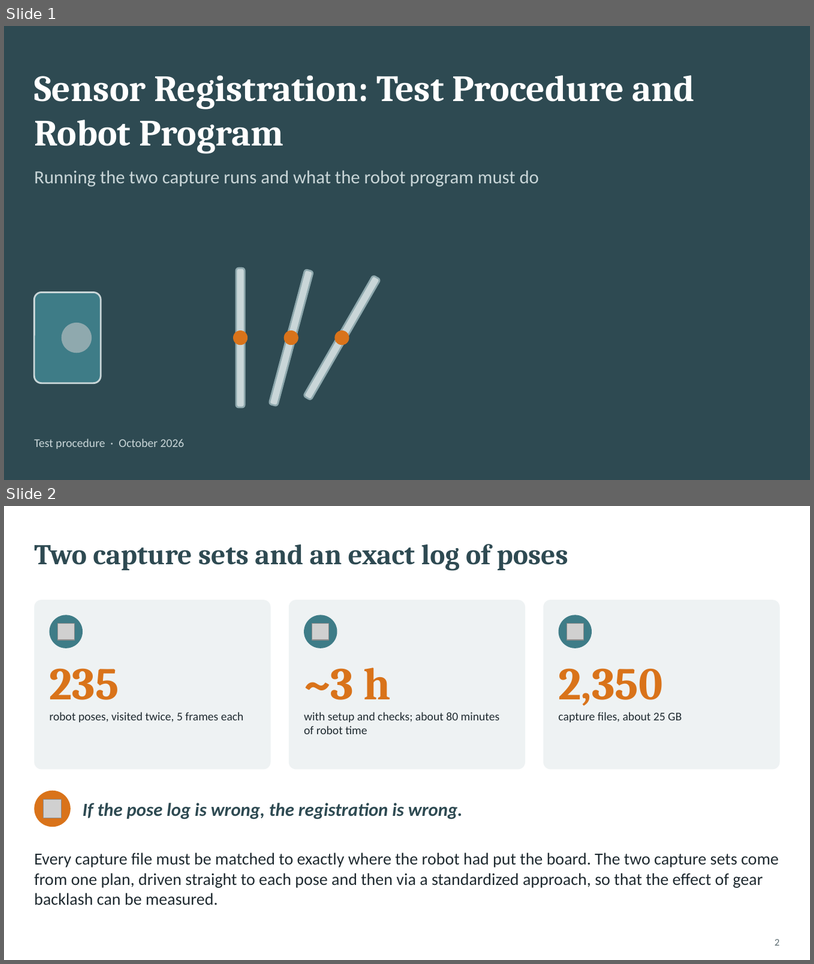
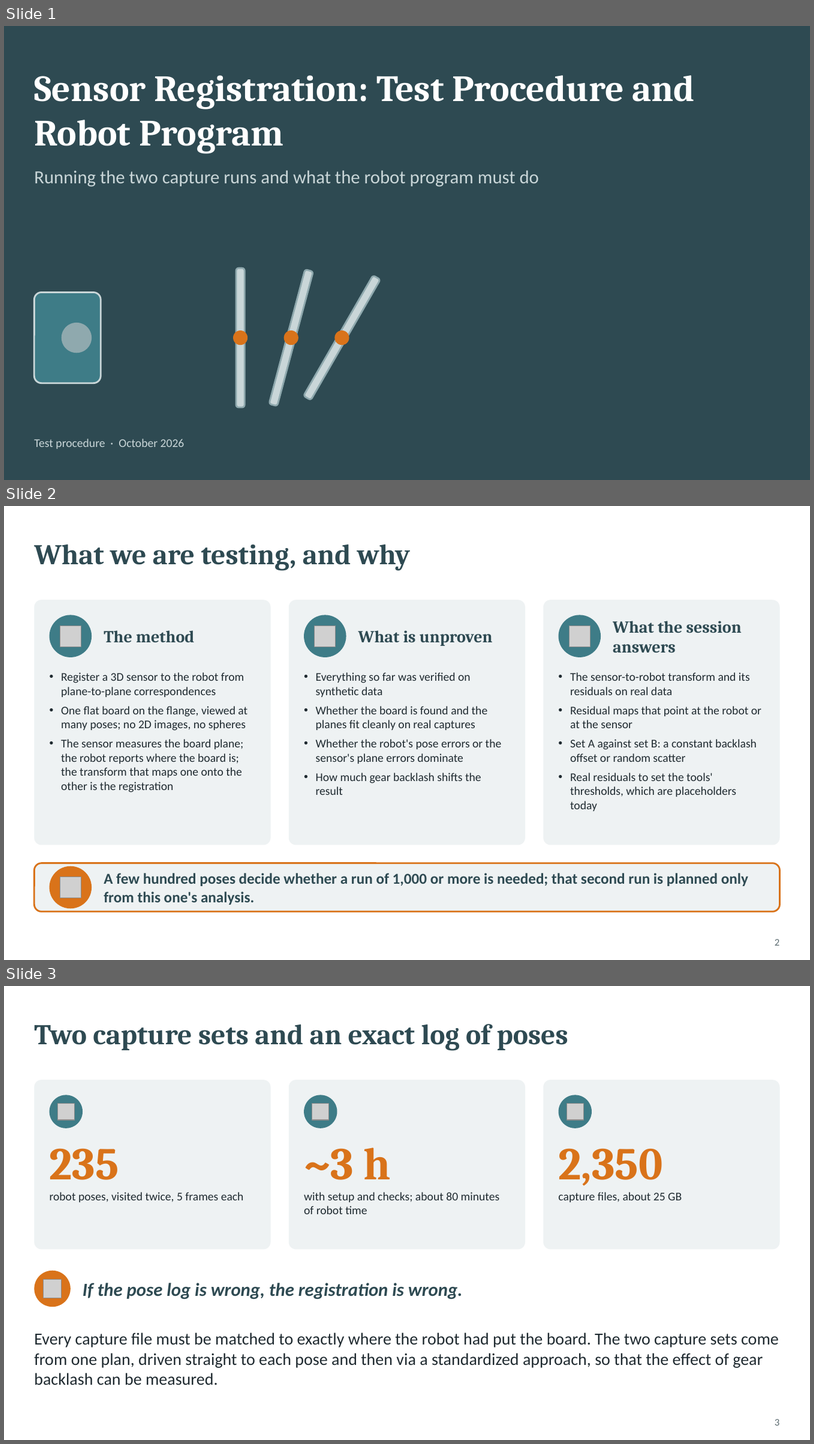
Before and after one commit to glibertyreach/plane_plane_registration, a slide deck: docs/presentations/registration_test_procedure.pptx. Shown one above the other, each under a label of ours: slides 1 and 2 before the commit, slides 1, 2 and 3 after it. The pictures are 814x964 and 814x1444 pixels, drawn with LibreOffice and Linux fonts; fonts in the diff are those of the drawing; grey boxes stand for pictures. Boxes give left, top, right and bottom in pixels: in the first picture for what was removed or moved away, otherwise in the second. Text is boxed around its words. In the diff, an @@ line names an element or a change of style, - is before the commit and + after.

```diff
--- a/docs/presentations/registration_test_procedure.pptx
+++ b/docs/presentations/registration_test_procedure.pptx
@@ slide 2 added at <box>4,506,810,960</box>, background #FFFFFF @@
@@ title added at <box>34,544,410,571</box>, 34 pt, text #2E4A52, bold @@
+What we are testing, and why
@@ rounded rectangle added at <box>34,600,271,845</box>, fill #EEF2F3 @@
@@ rounded rectangle added at <box>289,600,525,845</box>, fill #EEF2F3 @@
@@ rounded rectangle added at <box>543,600,780,845</box>, fill #EEF2F3 @@
@@ ellipse added at <box>50,615,92,657</box>, fill #3E7C87 @@
@@ picture added at <box>60,626,81,647</box> @@
@@ text added at <box>104,630,194,642</box>, 20 pt, text #2E4A52, bold @@
+The method
@@ ellipse added at <box>304,615,347,657</box>, fill #3E7C87 @@
@@ picture added at <box>315,626,336,647</box> @@
@@ text added at <box>359,630,493,646</box>, 20 pt, text #2E4A52, bold @@
+What is unproven
@@ ellipse added at <box>559,615,601,657</box>, fill #3E7C87 @@
@@ picture added at <box>570,626,591,647</box> @@
@@ text added at <box>613,621,742,652</box>, 20 pt, text #2E4A52, bold @@
+What the session answers
@@ text added at <box>61,672,248,792</box>, 14 pt, text #1F2A30 @@
+• Register a 3D sensor to the robot from plane-to-plane correspondences
+• One flat board on the flange, viewed at many poses; no 2D images, no spheres
+• The sensor measures the board plane; the robot reports where the board is; the transform that maps one onto the other is the registration
@@ text added at <box>316,672,502,795</box>, 14 pt, text #1F2A30 @@
+• Everything so far was verified on synthetic data
+• Whether the board is found and the planes fit cleanly on real captures
+• Whether the robot's pose errors or the sensor's plane errors dominate
+• How much gear backlash shifts the result
@@ text added at <box>570,672,762,811</box>, 14 pt, text #1F2A30 @@
+• The sensor-to-robot transform and its residuals on real data
+• Residual maps that point at the robot or at the sensor
+• Set A against set B: a constant backlash offset or random scatter
+• Real residuals to set the tools' thresholds, which are placeholders today
@@ rounded rectangle added at <box>34,863,780,912</box>, fill #EEF2F3, outline #D9731A 2 pt @@
@@ ellipse added at <box>50,866,92,908</box>, fill #D9731A @@
@@ picture added at <box>60,876,81,897</box> @@
@@ text added at <box>104,873,749,904</box>, 18 pt, text #2E4A52, bold @@
+A few hundred poses decide whether a run of 1,000 or more is needed; that second run is planned only from this one's analysis.
@@ page number added at <box>775,939,780,945</box>, 12 pt, text #5B6B70 @@
+2
@@ what was slide 2 is now slide 3 @@
@@ page number at <box>775,1419,780,1425</box>: text changed @@
-2
+3
```
Also in this commit, not shown: 18 other files.
